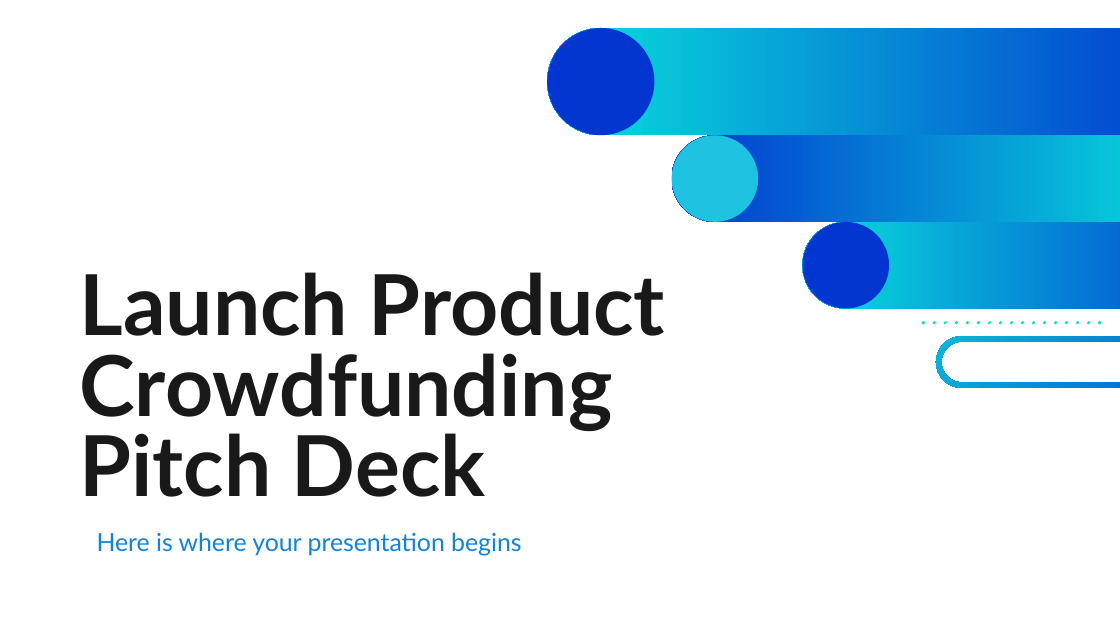
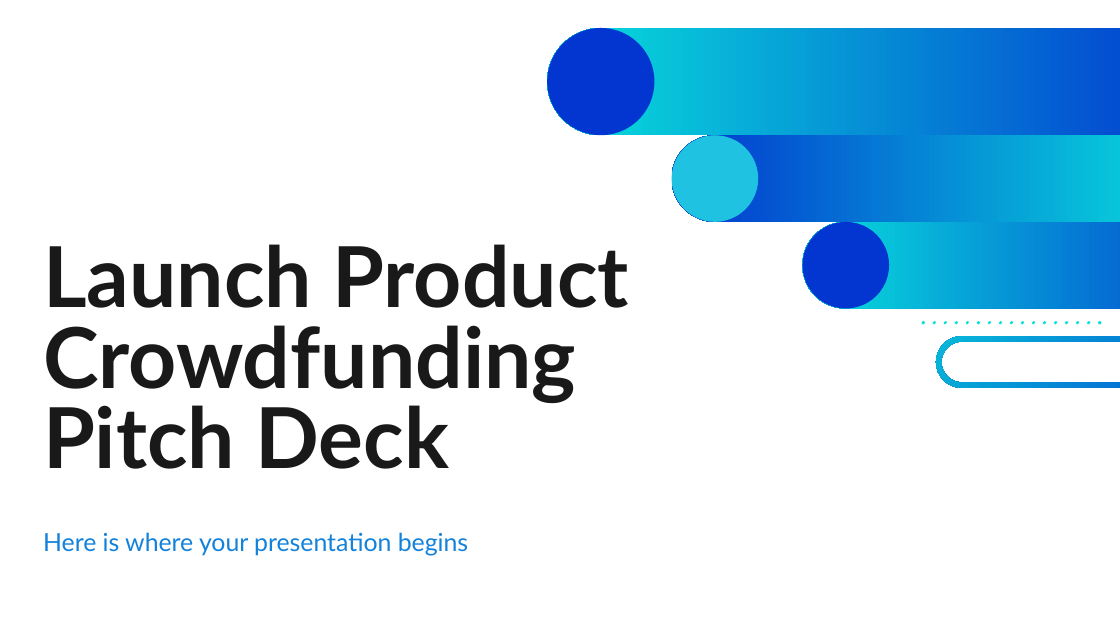
Before and after one commit to ctoriola/synoptic-webapp, a slide deck: slide 1 of template1.pptx. Drawn at 1120x630 pixels with LibreOffice and Linux fonts; fonts in the diff are those of the drawing. Boxes give left, top, right and bottom in pixels: in the first picture for what was removed or moved away, otherwise in the second. Text is boxed around its words. In the diff, an @@ line names an element or a change of style, - is before the commit and + after.

```diff
--- a/template1.pptx
+++ b/template1.pptx
@@ title "Launch Product Crowdfunding Pitch Deck": place and size @@
-title "Launch Product Crowdfunding Pitch Deck" at [80, 272, 665, 497]
+title "Launch Product Crowdfunding Pitch Deck" at [43, 244, 628, 469]
@@ subtitle "Here is where your presentation ..." at [43, 532, 468, 555]: alignment centre to left @@
```
Also in this commit, not shown: 1 other slide changed, 11 other files.
